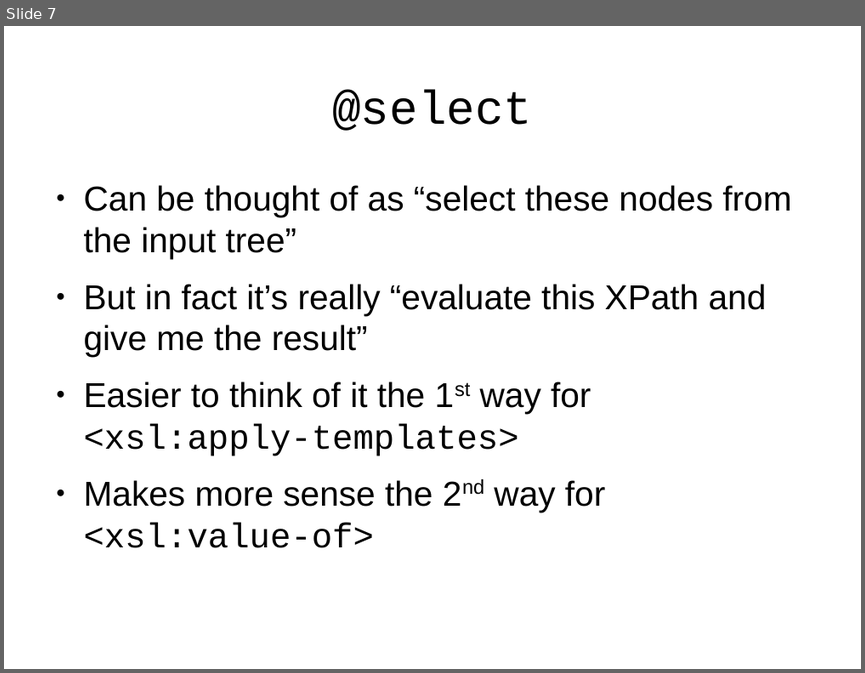
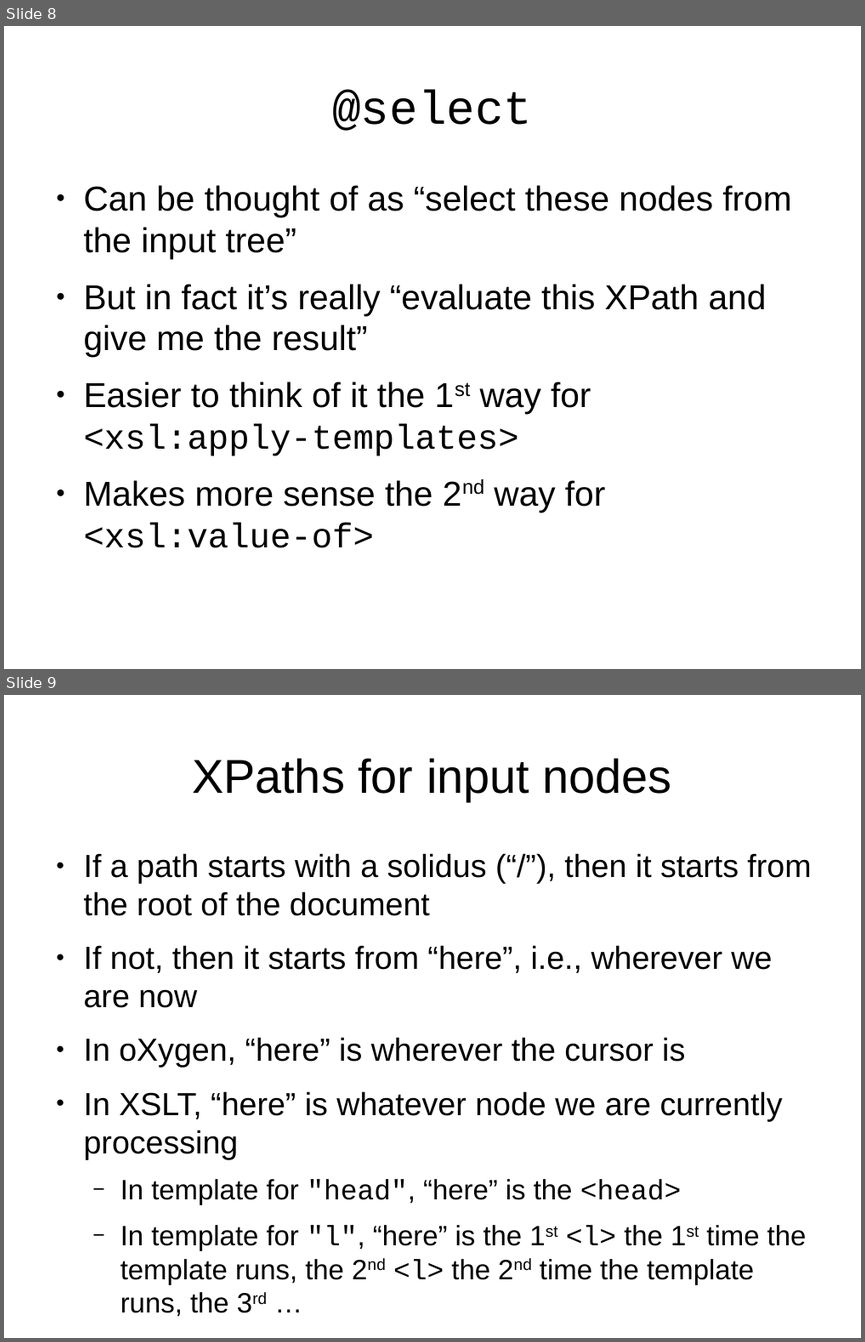
Before and after one commit to martindholmes/XSLT_workshops, a slide deck: intro/presentations/06_processing_model.odp. Shown one above the other, each under a label of ours: slide 7 before the commit, slides 8 and 9 after it. The pictures are 865x673 and 865x1342 pixels, drawn with LibreOffice and Linux fonts; fonts in the diff are those of the drawing. Boxes give left, top, right and bottom in pixels: in the first picture for what was removed or moved away, otherwise in the second. Text is boxed around its words. In the diff, an @@ line names an element or a change of style, - is before the commit and + after.

```diff
--- a/intro/presentations/06_processing_model.odp
+++ b/intro/presentations/06_processing_model.odp
@@ slide 9 added at bbox=[4, 695, 861, 1338], background #FFFFFF @@
@@ title added at bbox=[192, 758, 672, 801], 44 pt, text #000000 @@
+XPaths for input nodes
@@ text added at bbox=[84, 853, 811, 1316], 29.6 pt, text #000000 @@
+● If a path starts with a solidus (“/”), then it starts from the root of the document
+● If not, then it starts from “here”, i.e., wherever we are now
+● In oXygen, “here” is wherever the cursor is
+● In XSLT, “here” is whatever node we are currently processing
+  − In template for "head", “here” is the <head>
+  − In template for "l", “here” is the 1st <l> the 1st time the template runs, the 2nd <l> the 2nd time the template runs, the 3rd …
@@ what was slide 7 is now slide 8 @@
```
Also in this commit, not shown: 4 slides changed, 11 other slides added, 1 other file.
